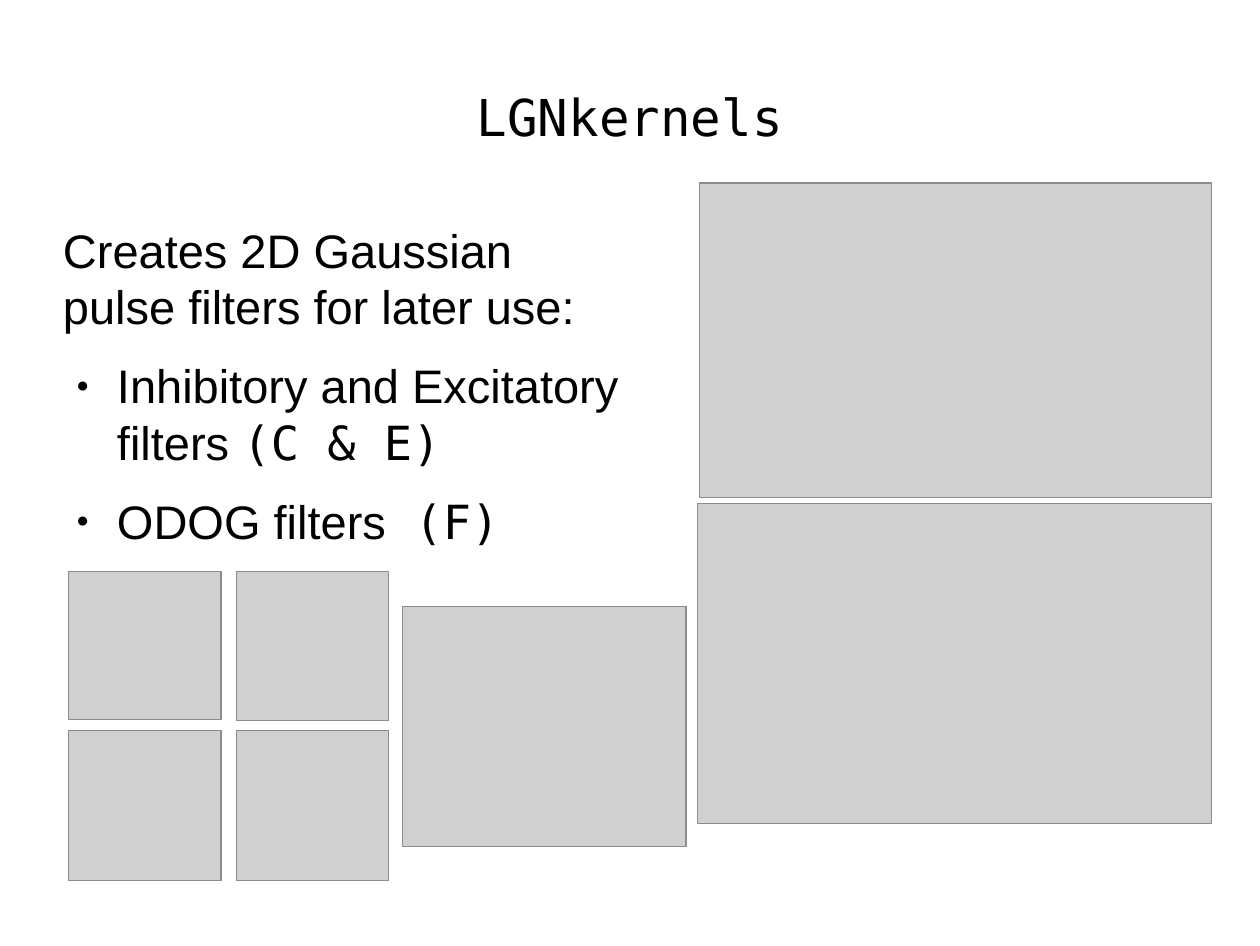
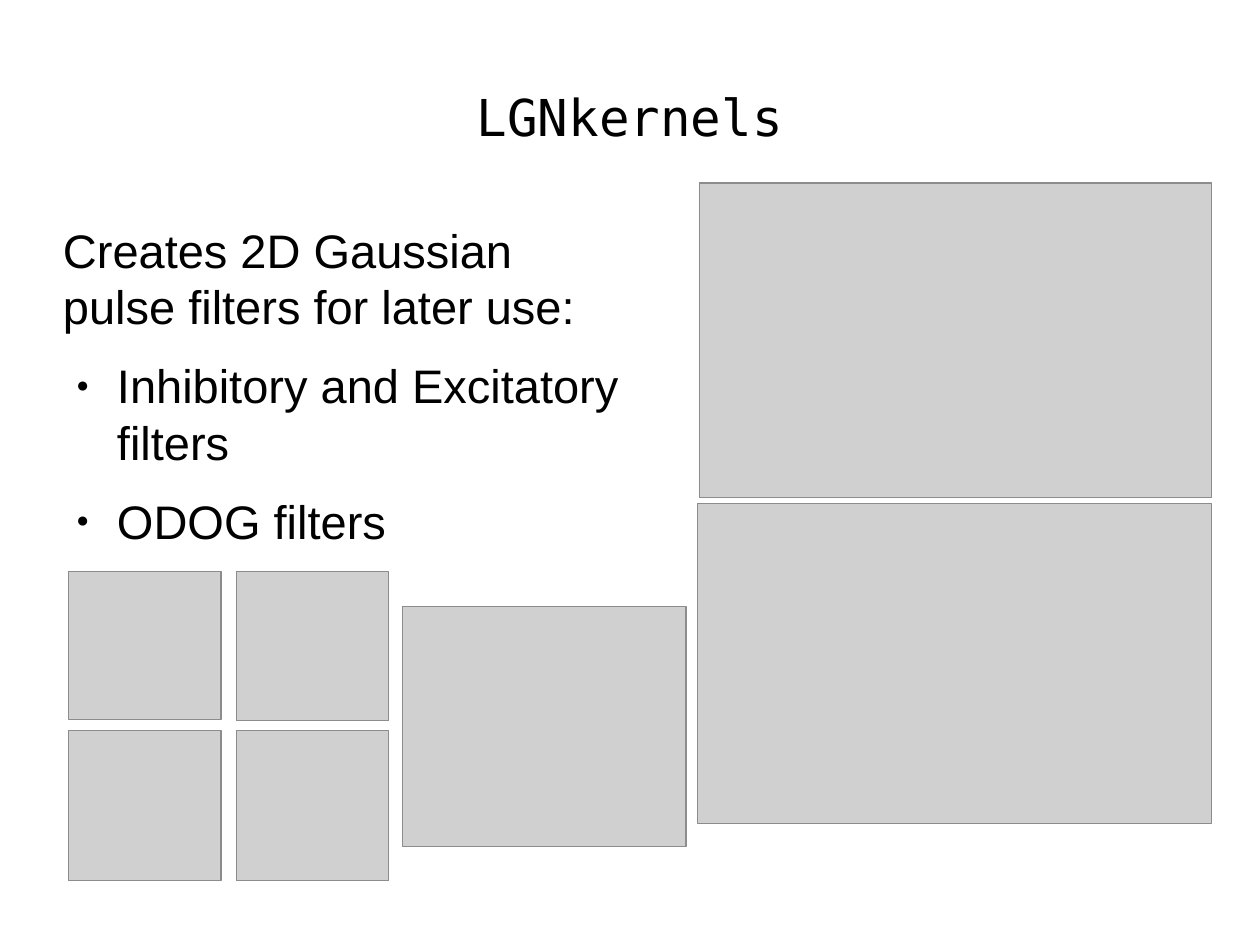
Before and after one commit to TUBvision/contAdapt_francis, a slide deck: slide 7 of Presentation_of_Model.odp. Drawn at 1260x946 pixels with LibreOffice and Linux fonts; fonts in the diff are those of the drawing; grey boxes stand for pictures. Boxes give left, top, right and bottom in pixels: in the first picture for what was removed or moved away, otherwise in the second. Text is boxed around its words. In the diff, an @@ line names an element or a change of style, - is before the commit and + after.

```diff
--- a/Presentation_of_Model.odp
+++ b/Presentation_of_Model.odp
@@ text at (117, 369, 618, 540): text changed @@
-● Inhibitory and Excitatory filters (C & E)
-● ODOG filters (F)
+● Inhibitory and Excitatory filters
+● ODOG filters
```
Also in this commit, not shown: 8 other slides changed, 2 slides added, 1 slide removed.
